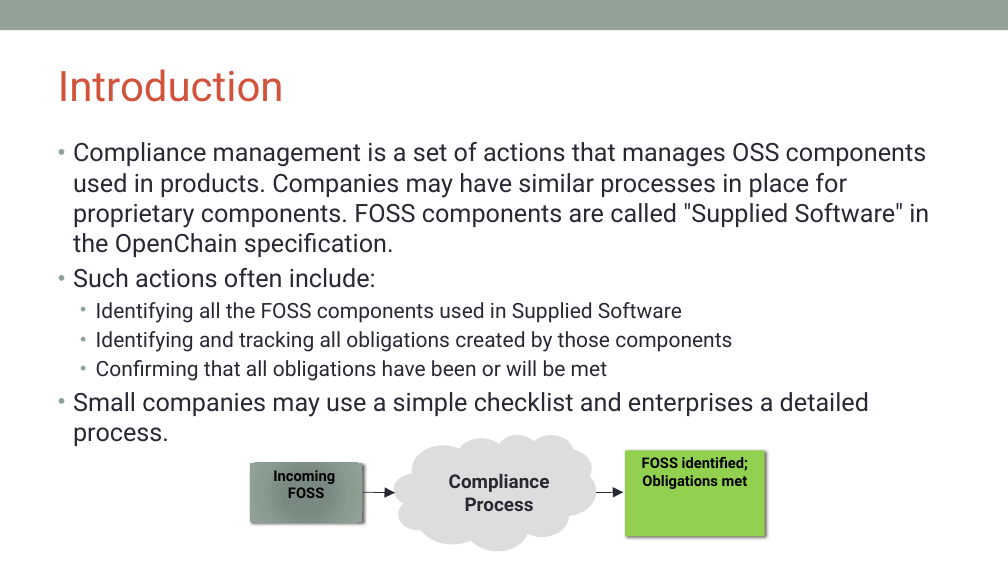
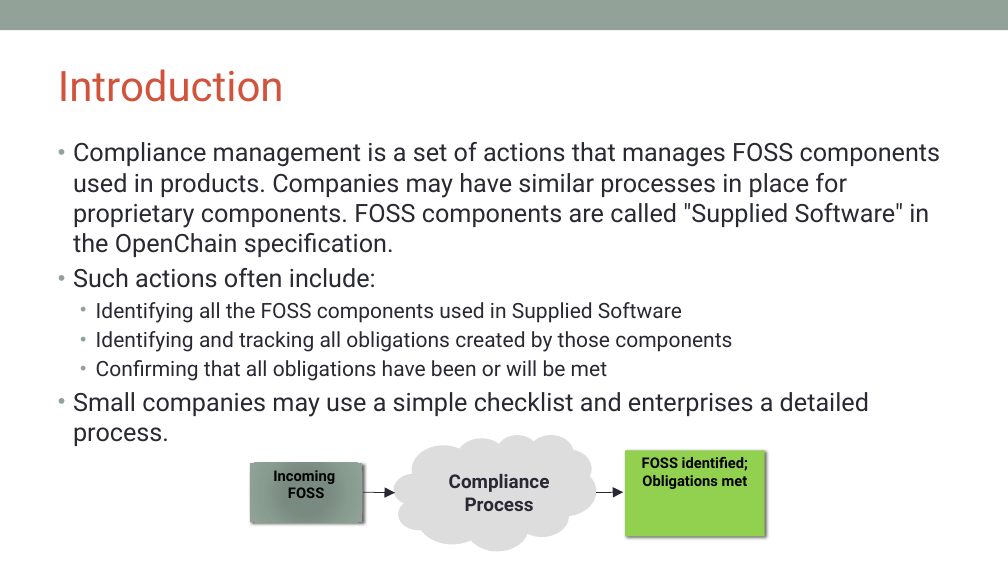
Before and after one commit to OpenChain-Project/Curriculum, a slide deck: slide 53 of slides/openchain-curriculum-for-1-1.pptx. Drawn at 1008x567 pixels with LibreOffice and Linux fonts; fonts in the diff are those of the drawing; background and template pictures are left out. Boxes give left, top, right and bottom in pixels: in the first picture for what was removed or moved away, otherwise in the second. Text is boxed around its words. In the diff, an @@ line names an element or a change of style, - is before the commit and + after.

```diff
--- a/slides/openchain-curriculum-for-1-1.pptx
+++ b/slides/openchain-curriculum-for-1-1.pptx
@@ text at (x1=73, y1=142, x2=941, y2=257): text changed @@
-• Compliance management is a set of actions that manages OSS components used in products. Companies may have similar processes in place for proprietary components. FOSS components are called "Supplied Software" in the OpenChain specification.
+• Compliance management is a set of actions that manages FOSS components used in products. Companies may have similar processes in place for proprietary components. FOSS components are called "Supplied Software" in the OpenChain specification.
```
Also in this commit, not shown: 1 other slide changed, 1 other file.
